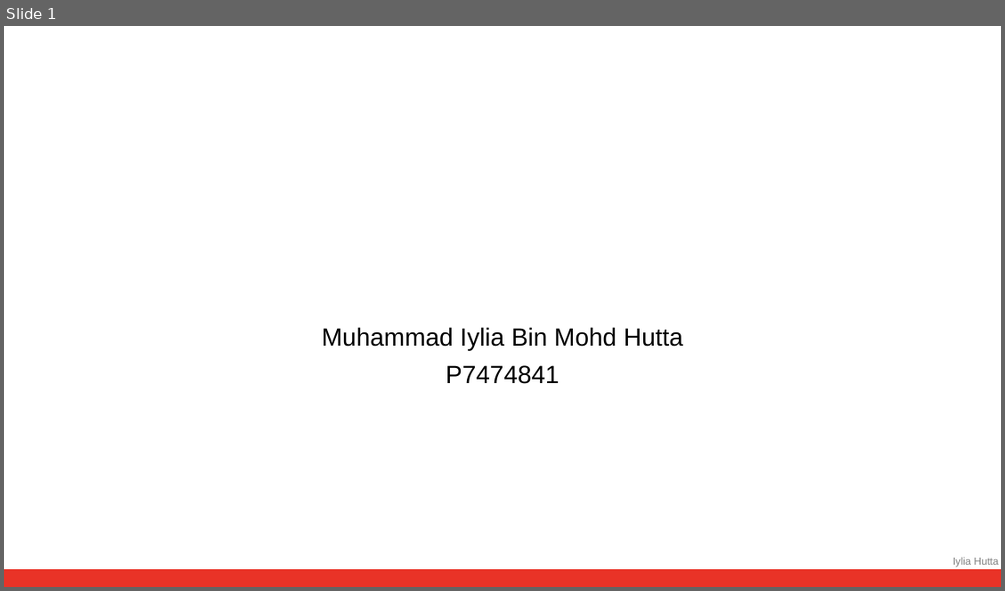
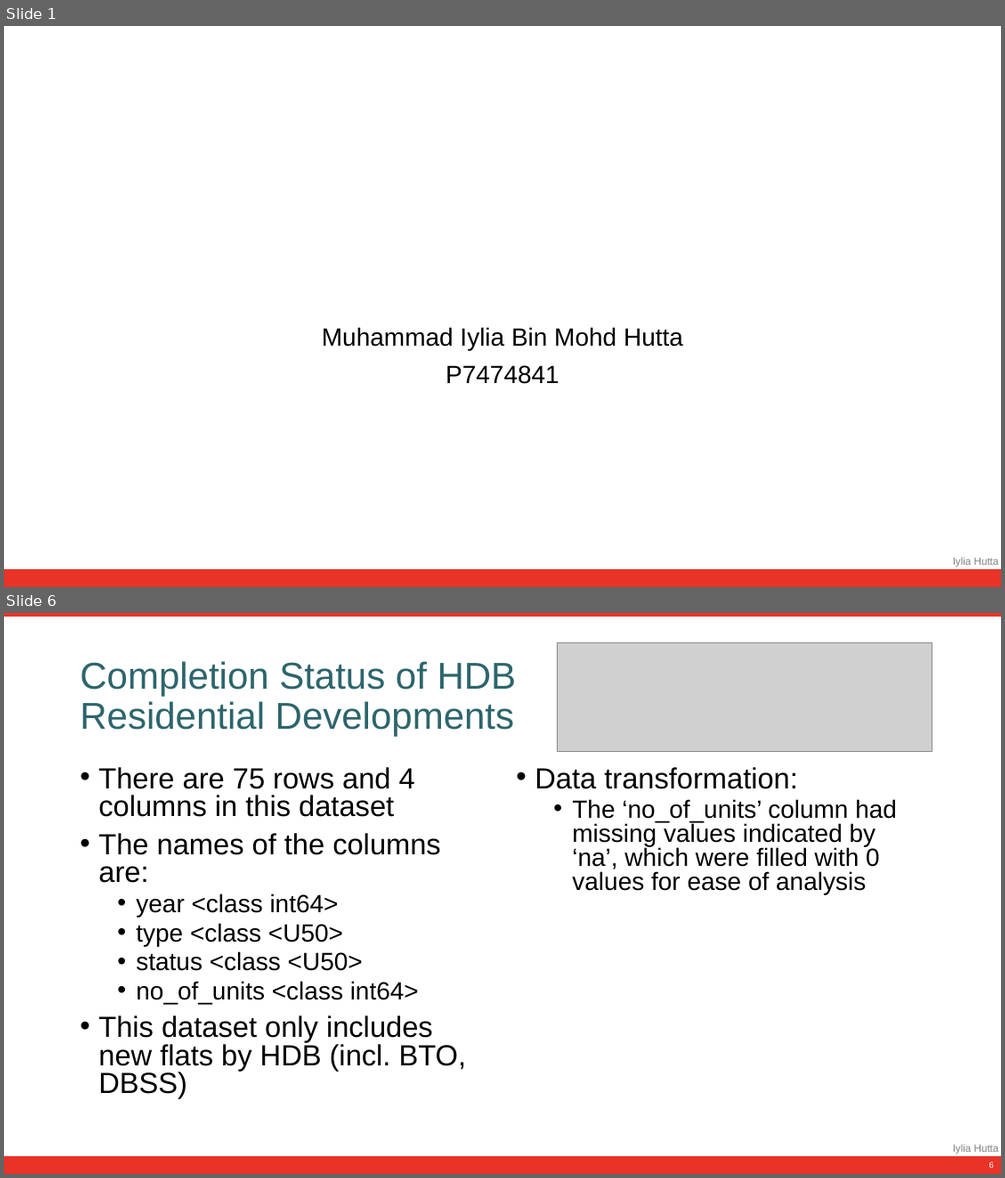
Before and after one commit to iyliahutta/Intro-to-Programming-for-DS, a slide deck: CA1/CA1 Slides.pptx. Shown one above the other, each under a label of ours: slide 1 before the commit, slides 1 and 6 after it; the slides between them are not shown. The pictures are 1005x591 and 1005x1178 pixels, drawn with LibreOffice and Linux fonts; fonts in the diff are those of the drawing; grey boxes stand for pictures. Boxes give left, top, right and bottom in pixels: in the first picture for what was removed or moved away, otherwise in the second. Text is boxed around its words. In the diff, an @@ line names an element or a change of style, - is before the commit and + after.

```diff
--- a/CA1/CA1 Slides.pptx
+++ b/CA1/CA1 Slides.pptx
@@ slide 6 added at [4,613,1001,1174], background #FFFFFF; not listed: 2 template elements that a slide beside it also shows @@
@@ rectangle added at [4,613,1001,617], fill #E93327, outline #E93327 1 pt @@
@@ title added at [80,661,517,737], 36 pt, text #2D656C @@
+Completion Status of HDB Residential Developments
@@ picture added at [557,643,932,751] @@
@@ text added at [98,767,467,1098], 28 pt, text #000000 @@
+• There are 75 rows and 4 columns in this dataset
+• The names of the columns are:
+  • year <class int64>
+  • type <class <U50>
+  • status <class <U50>
+  • no_of_units <class int64>
+• This dataset only includes new flats by HDB (incl. BTO, DBSS)
@@ text added at [534,767,897,894], 24 pt, text #000000 @@
+• Data transformation:
+  • The ‘no_of_units’ column had missing values indicated by ‘na’, which were filled with 0 values for ease of analysis
@@ page number added at [989,1161,994,1167], 8 pt, text #FFFFFF @@
+6
```
Also in this commit, not shown: 2 slides changed, 9 other slides added, 1 other file.
